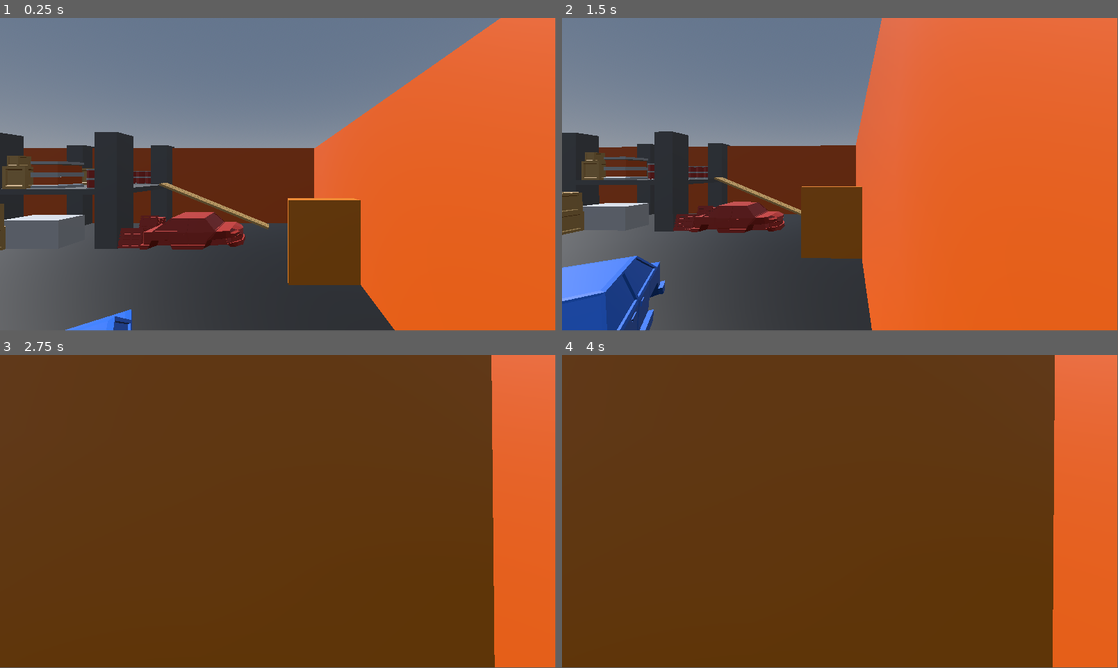
Above: before the commit, frames 1-4 (two rows, left to right).
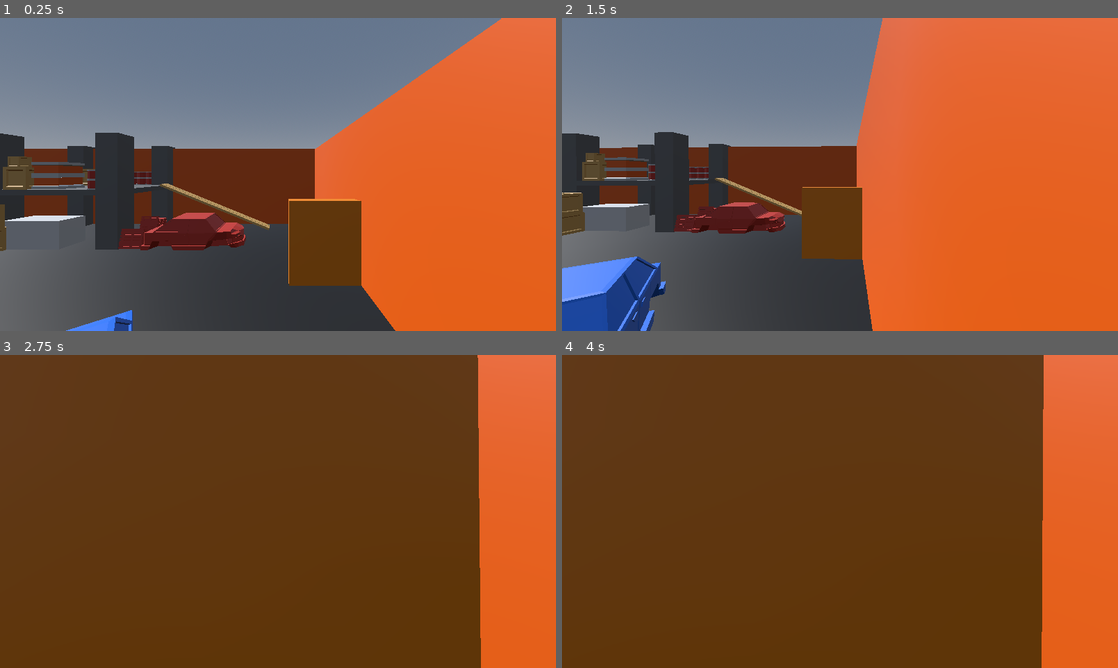
Above: after the commit, the same moments.

Repository: oatsmaster/extra-burked
Game: Godot game, scene res://src/levels/Test.tscn
The game is run twice, just before and just after one commit, with the same random seed, the same clock (stepped at 60 frames per second) and the same inputs.
Inputs (mouse positions are in pixels of both pictures, inside the frame that each line leads up to):
- Up to frame 1 (0.25 s): no input
- Up to frame 2 (1.5 s): move the mouse to (962, 158) at 0.52 s; hold D (right) 0.53-1.28 s; click (962, 158) at 0.67 s; tap Space (jump) at 0.77 s; move the mouse to (812, 174) at 1.27 s; hold W (forward) from 1.28 s (still down)
- Up to frame 3 (2.75 s): keep holding W (forward); tap Space (jump) at 1.52 s; move the mouse to (289, 505) at 2.02 s
- Up to frame 4 (4 s): keep holding W (forward); tap Enter at 2.75 s; move the mouse to (834, 514) at 2.77 s; tap Space (jump) at 3.02, 3.77 s; move the mouse to (878, 514) at 3.52 s
In our replay, the window is 799x449 before the commit and 800x450 after it. These sizes can differ from the game's own. Grey fills any space a smaller window leaves; there, only what the larger window draws over its background counts as a difference.

The runs differ from the first frame. In frame 1, 1.9% of the frame differs, in the area x 0-100%, y 0-100%; in frame 2, 1.6%; in frame 3, 2.6%, in the area x 85-100%, y 0-100%; in frame 4, 2.1%.

Commit message:
changed repo name and edited some ui

Diff:
--- /dev/null
+++ b/assets/themes/main_theme.tres
@@ -0,0 +1,25 @@
+[gd_resource type="Theme" load_steps=4 format=3 uid="uid://c0gn6t5nvmpn2"]
+
+[ext_resource type="FontFile" uid="uid://ho60mlmq5rvb" path="res://assets/fonts/MS Gothic.ttf" id="1_rwc5l"]
+
+[sub_resource type="StyleBoxFlat" id="StyleBoxFlat_mj7k4"]
+bg_color = Color(0, 0, 0, 0.423529)
+corner_radius_top_left = 10
+corner_radius_top_right = 10
+corner_radius_bottom_right = 10
+corner_radius_bottom_left = 10
+
+[sub_resource type="StyleBoxFlat" id="StyleBoxFlat_yea6g"]
+bg_color = Color(1, 0, 0, 1)
+corner_radius_top_left = 10
+corner_radius_top_right = 10
+corner_radius_bottom_right = 10
+corner_radius_bottom_left = 10
+
+[resource]
+default_font = ExtResource("1_rwc5l")
+default_font_size = 18
+ProgressBar/colors/font_outline_color = Color(0, 0, 0, 1)
+ProgressBar/constants/outline_size = 6
+ProgressBar/styles/background = SubResource("StyleBoxFlat_mj7k4")
+ProgressBar/styles/fill = SubResource("StyleBoxFlat_yea6g")
--- a/project.godot
+++ b/project.godot
@@ -14,6 +14,11 @@
 run/main_scene="res://src/levels/Test.tscn"
 config/features=PackedStringArray("4.1")
 config/icon="res://icon.png"
+
+[display]
+
+window/stretch/mode="viewport"
+window/stretch/aspect="expand"
 
 [dotnet]
 
--- a/src/levels/Test.tscn
+++ b/src/levels/Test.tscn
@@ -2,7 +2,7 @@
 
 [ext_resource type="PackedScene" uid="uid://cqcvqbhqtxalv" path="res://src/entities/Player.tscn" id="1_iqrb8"]
 [ext_resource type="PackedScene" uid="uid://k0k4vb12q14w" path="res://src/levels/Warehouse.tscn" id="2_rexet"]
-[ext_resource type="AudioStream" uid="uid://b7ecn36jaslpe" path="res://assets/music/beach.ogg" id="3_xx0ti"]
+[ext_resource type="PackedScene" uid="uid://ojcbgx7xjod1" path="res://src/ui/HUD.tscn" id="3_d0y1v"]
 
 [sub_resource type="ProceduralSkyMaterial" id="ProceduralSkyMaterial_0fpah"]
 
@@ -28,9 +28,4 @@
 [node name="Warehouse" parent="." instance=ExtResource("2_rexet")]
 transform = Transform3D(3, 0, 0, 0, 3, 0, 0, 0, 3, 0, 0, 0)
 
-[node name="AudioStreamPlayer3D" type="AudioStreamPlayer3D" parent="."]
-transform = Transform3D(1, 0, 0, 0, 1, 0, 0, 0, 1, 0, 0.158564, 0)
-stream = ExtResource("3_xx0ti")
-pitch_scale = 1.2
-autoplay = true
-max_distance = 20.0
+[node name="HUD" parent="." instance=ExtResource("3_d0y1v")]
--- /dev/null
+++ b/src/ui/HUD.tscn
@@ -0,0 +1,9 @@
+[gd_scene format=3 uid="uid://ojcbgx7xjod1"]
+
+[node name="HUD" type="Control"]
+layout_mode = 3
+anchors_preset = 15
+anchor_right = 1.0
+anchor_bottom = 1.0
+grow_horizontal = 2
+grow_vertical = 2
Binary file added: assets/fonts/MS Gothic.ttf
Not shown, added: assets/fonts/MS Gothic.ttf.import
Binary file added: assets/themes/MS Gothic.ttf
Not shown, added: assets/themes/MS Gothic.ttf.import
